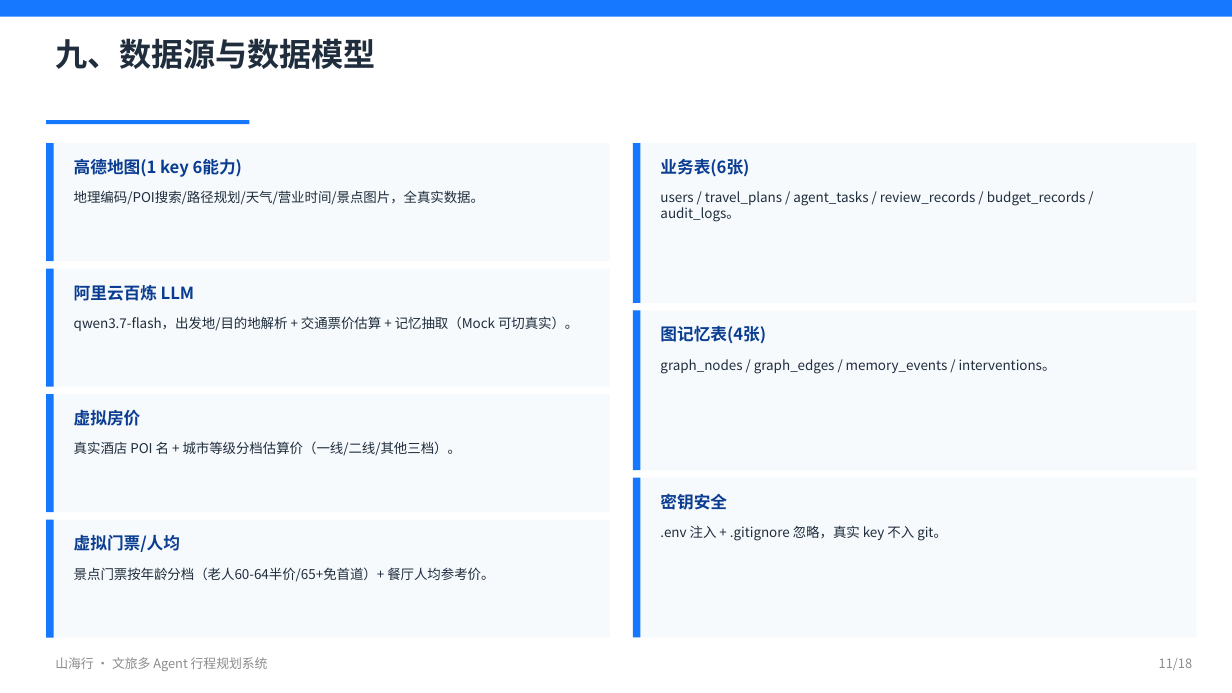
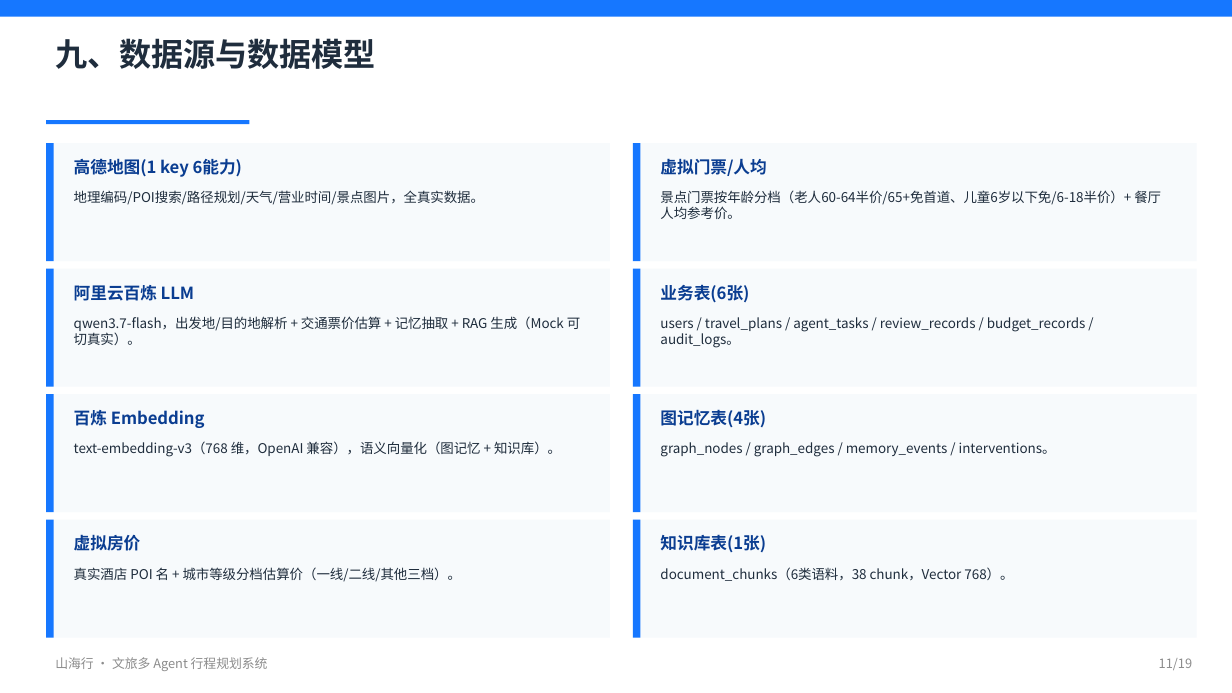
Before and after one commit to 1111776/wenlv, a slide deck: slide 11 of docs/项目讲解.pptx. Drawn at 1232x693 pixels with LibreOffice and Linux fonts; fonts in the diff are those of the drawing. Boxes give left, top, right and bottom in pixels: in the first picture for what was removed or moved away, otherwise in the second. Text is boxed around its words. In the diff, an @@ line names an element or a change of style, - is before the commit and + after.

Commit message:
docs: 项目讲解/架构图/PPT 全面更新至 v3.1，补充 RAG 与人群适配
- 项目讲解：新增 9 章(人群适配/RAG)、21 条需求、9 难点、11 张表、7 页面、7 场景
- 架构图详解：新增人群适配链路、RAG 检索链路两章，数据层加 pgvector、知识库
- PPT 19 页：新增 RAG 检索增强生成专页，痛点/架构/数据/流程/测试/决策/总结全部更新

```diff
--- a/docs/项目讲解.pptx
+++ b/docs/项目讲解.pptx
@@ rectangle: place and size @@
-rectangle at (633,143,1197,303)
+rectangle at (633,143,1197,262)
@@ rectangle: place and size @@
-rectangle at (633,143,640,303)
+rectangle at (633,143,640,262)
@@ text at (660,158,766,176): text changed @@
-业务表(6张)
+虚拟门票/人均
@@ text added at (660,190,1161,219), 10.5 pt, text #1F2D3D @@
+景点门票按年龄分档（老人60-64半价/65+免首道、儿童6岁以下免/6-18半价）+ 餐厅人均参考价。
@@ rectangle: place and size @@
-rectangle at (633,311,1197,470)
+rectangle at (633,269,1197,387)
@@ rectangle: place and size @@
-rectangle at (633,311,640,470)
+rectangle at (633,269,640,387)
@@ text added at (660,284,749,303), 13 pt, text #0A3D91, bold @@
+业务表(6张)
@@ text at (74,316,580,345): text changed @@
-qwen3.7-flash，出发地/目的地解析 + 交通票价估算 + 记忆抽取（Mock 可切真实）。
+qwen3.7-flash，出发地/目的地解析 + 交通票价估算 + 记忆抽取 + RAG 生成（Mock 可切真实）。
@@ text "users / travel_plans / agent_tasks ...": place and size @@
-text "users / travel_plans / agent_tasks ..." at (660,191,1086,222)
+text "users / travel_plans / agent_tasks ..." at (660,317,1086,348)
@@ text at (74,410,205,428): text changed @@
-虚拟房价
+百炼 Embedding
@@ rectangle: place and size @@
-rectangle at (633,478,1197,638)
+rectangle at (633,394,1197,512)
@@ rectangle: place and size @@
-rectangle at (633,478,640,638)
+rectangle at (633,394,640,512)
@@ text "图记忆表(4张)": place and size @@
-text "图记忆表(4张)" at (660,325,766,343)
+text "图记忆表(4张)" at (660,409,766,427)
@@ text at (74,441,561,457): text changed @@
-真实酒店 POI 名 + 城市等级分档估算价（一线/二线/其他三档）。
+text-embedding-v3（768 维，OpenAI 兼容），语义向量化（图记忆 + 知识库）。
@@ text "graph_nodes / graph_edges / memory_events ...": place and size @@
-text "graph_nodes / graph_edges / memory_events ..." at (660,359,1056,373)
+text "graph_nodes / graph_edges / memory_events ..." at (660,442,1056,457)
@@ text removed at (660,493,727,510) @@
-密钥安全
@@ text at (74,535,141,551): text changed @@
-虚拟门票/人均
+虚拟房价
@@ rectangle added at (633,519,1197,638), fill #F7FAFC @@
@@ rectangle added at (633,519,640,638), fill #1677FF @@
@@ text removed at (660,525,947,541) @@
-.env 注入 + .gitignore 忽略，真实 key 不入 git。
@@ text added at (660,534,766,552), 13 pt, text #0A3D91, bold @@
+知识库表(1张)
@@ text at (74,567,461,582): text changed @@
-景点门票按年龄分档（老人60-64半价/65+免首道）+ 餐厅人均参考价。
+真实酒店 POI 名 + 城市等级分档估算价（一线/二线/其他三档）。
@@ text added at (660,567,1013,581), 10.5 pt, text #1F2D3D @@
+document_chunks（6类语料，38 chunk，Vector 768）。
```
Also in this commit, not shown: 17 other slides changed, 1 slide added, 3 other files.
